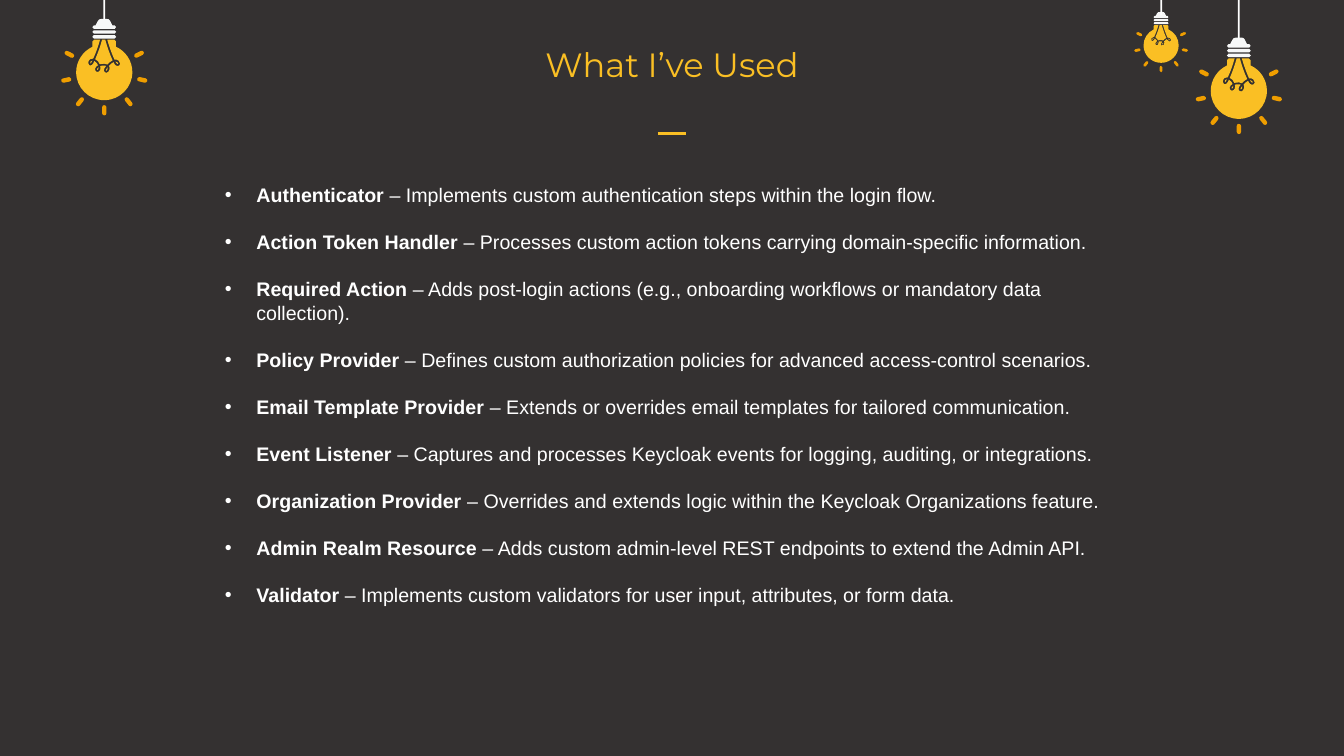
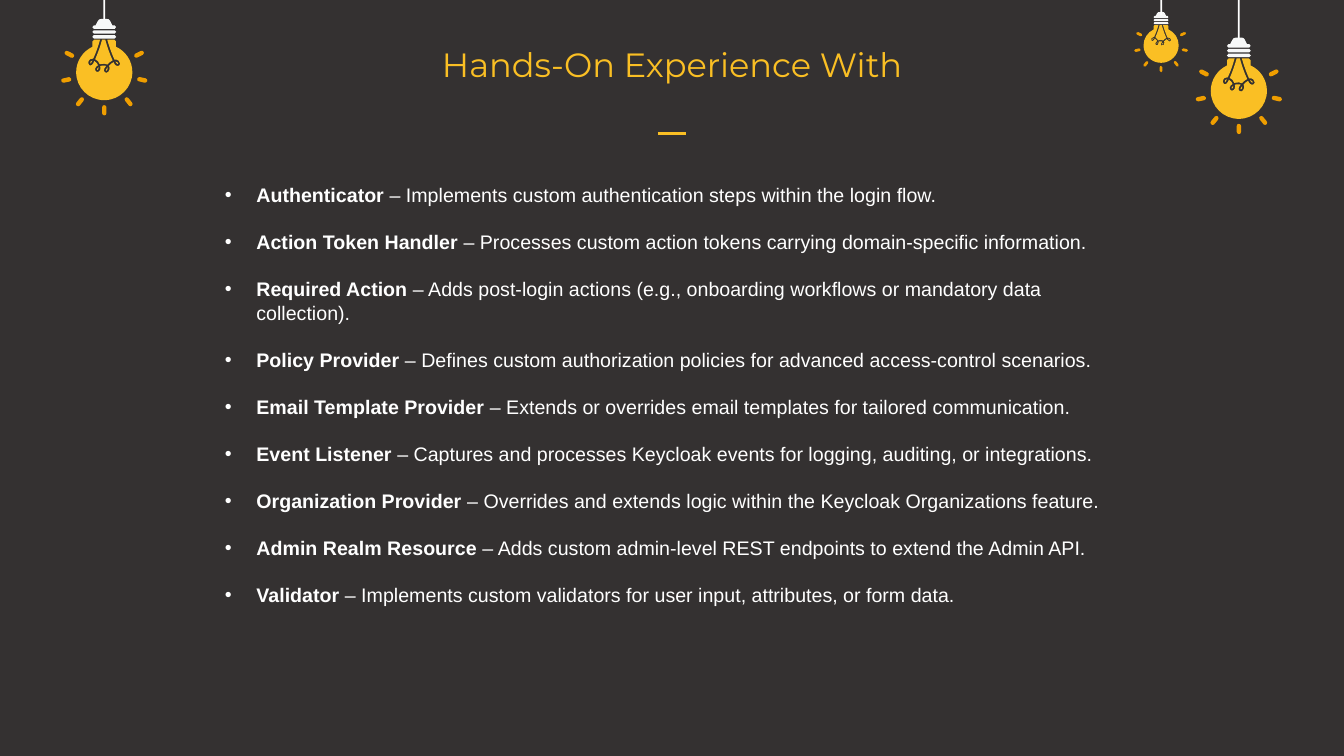
Before and after one commit to BrumaSebastian/blazor-furniture-app, a slide deck: slide 7 of BlazorFurniture/docs/presentation/Keycloak Going Beyond Defaults.pptx. Drawn at 1344x756 pixels with LibreOffice and Linux fonts; fonts in the diff are those of the drawing. Boxes give left, top, right and bottom in pixels: in the first picture for what was removed or moved away, otherwise in the second. Text is boxed around its words. In the diff, an @@ line names an element or a change of style, - is before the commit and + after.

```diff
--- a/BlazorFurniture/docs/presentation/Keycloak Going Beyond Defaults.pptx
+++ b/BlazorFurniture/docs/presentation/Keycloak Going Beyond Defaults.pptx
@@ text at [442,52,902,84]: text changed @@
-What I’ve Used
+Hands-On Experience With
```
Also in this commit, not shown: 8 other slides changed.
